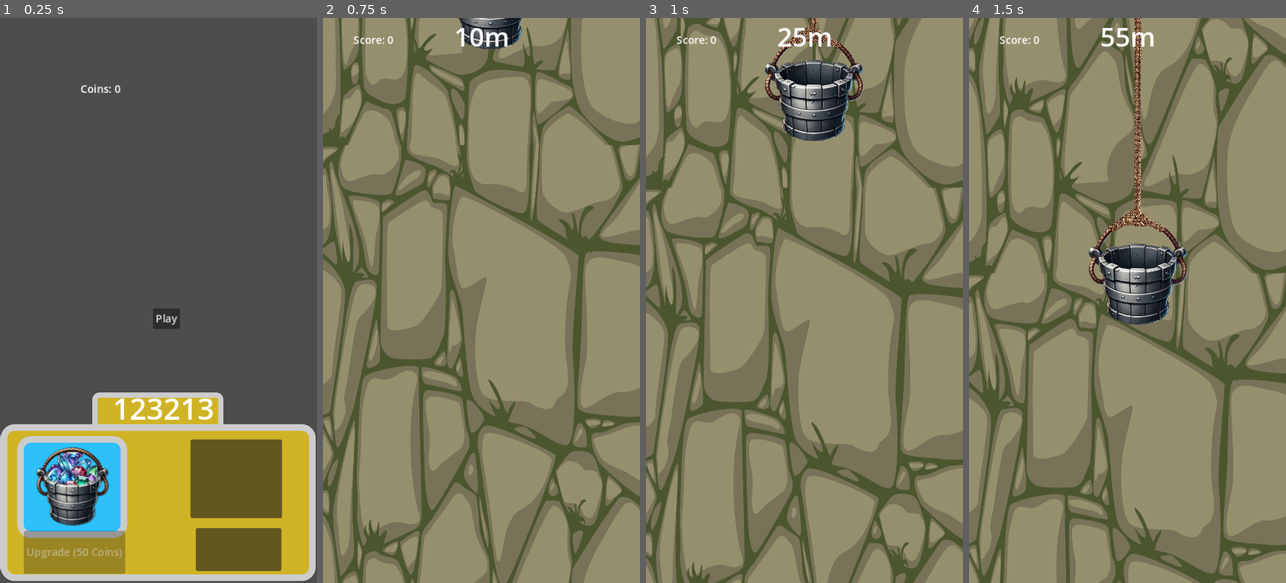
Above: before the commit, frames 1-4 (left to right).
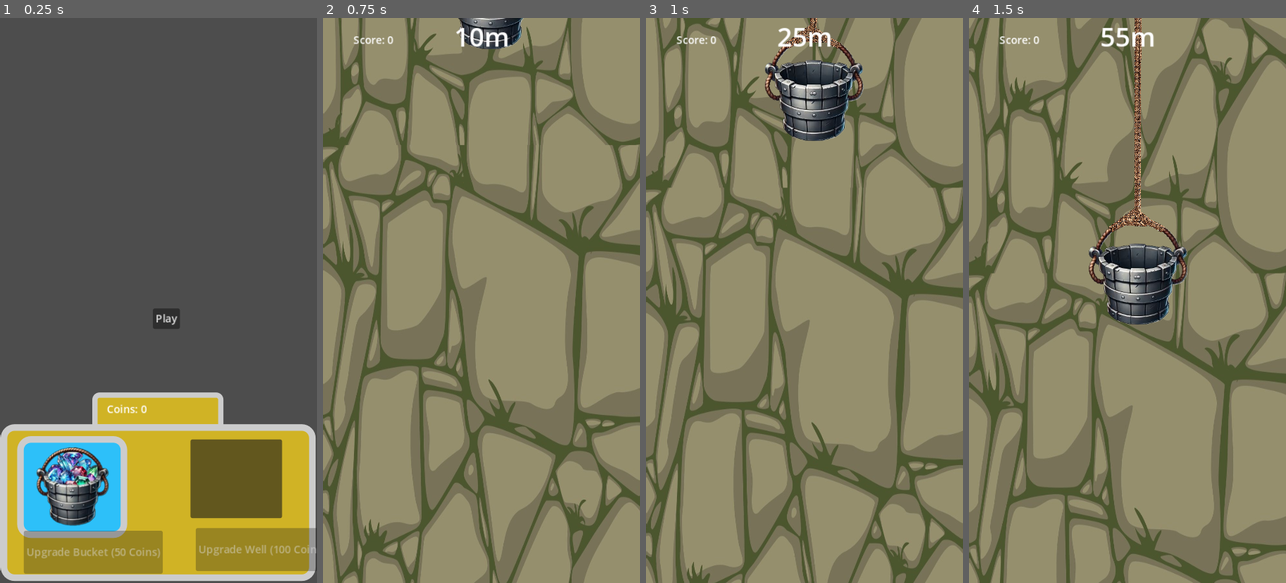
Above: after the commit, the same moments.

Repository: RehmahMuneeb/WWC
Game: Godot game, scene res://scenes/main.tscn
The game is run twice, just before and just after one commit, with the same random seed, the same clock (stepped at 60 frames per second) and the same inputs.
Inputs (mouse positions are in pixels of both pictures, inside the frame that each line leads up to):
- Up to frame 1 (0.25 s): no input
- Up to frame 2 (0.75 s): click "Play" at 0.5 s
- Up to frame 3 (1 s): no input
- Up to frame 4 (1.5 s): move the mouse to (1197, 272) at 1.27 s; click (1197, 272) at 1.42 s

The runs differ from the first frame. In frame 1, 4.6% of the frame differs, in the area x 23-100%, y 11-99%; in frame 2, nothing differs; in frame 3, nothing differs; in frame 4, nothing differs.

Commit message:
bucket capacitty

Diff:
--- a/Global.gd
+++ b/Global.gd
@@ -1,4 +1,38 @@
 extends Node
 
-# Global score variable
 var score: int = 0
+var bucket_capacity: int = 5
+var well_depth: int = 10
+
+const SAVE_PATH = "user://save_data.json"
+
+func _ready():
+	load_game()  # Load saved progress when game starts
+
+func save_game():
+	var save_data = {
+		"score": score,
+		"bucket_capacity": bucket_capacity,
+		"well_depth": well_depth
+	}
+	var file = FileAccess.open(SAVE_PATH, FileAccess.WRITE)
+	file.store_string(JSON.stringify(save_data))
+	file.close()
+
+func load_game():
+	if FileAccess.file_exists(SAVE_PATH):
+		var file = FileAccess.open(SAVE_PATH, FileAccess.READ)
+		var content = file.get_as_text()
+		file.close()
+
+		var save_data = JSON.parse_string(content)
+		if save_data:
+			score = save_data.get("score", 0)
+			bucket_capacity = save_data.get("bucket_capacity", 5)
+			well_depth = save_data.get("well_depth", 10)
+
+func reset_game():
+	score = 0
+	bucket_capacity = 5
+	well_depth = 10
+	save_game()  # Save reset data
--- a/scenes/main.tscn
+++ b/scenes/main.tscn
@@ -11,9 +11,6 @@
 border_width_bottom = 8
 corner_radius_top_left = 10
 corner_radius_top_right = 10
-
-[sub_resource type="LabelSettings" id="LabelSettings_gcdha"]
-font_size = 45
 
 [sub_resource type="StyleBoxFlat" id="StyleBoxFlat_lw57c"]
 bg_color = Color(0.815686, 0.701961, 0.145098, 1)
@@ -68,14 +65,6 @@
 offset_bottom = 470.0
 text = "Play"
 
-[node name="Coinslabel" type="Label" parent="."]
-layout_mode = 0
-offset_left = 121.0
-offset_top = 96.0
-offset_right = 330.0
-offset_bottom = 219.0
-text = "Coins"
-
 [node name="Coins" type="Panel" parent="."]
 layout_mode = 0
 offset_left = 139.0
@@ -84,15 +73,13 @@
 offset_bottom = 622.0
 theme_override_styles/panel = SubResource("StyleBoxFlat_3rs0h")
 
-[node name="Label" type="Label" parent="Coins"]
+[node name="Coinslabel" type="Label" parent="Coins"]
 layout_mode = 0
-offset_left = 16.0
-offset_top = -7.0
-offset_right = 186.0
-offset_bottom = 56.0
-text = "123213"
-label_settings = SubResource("LabelSettings_gcdha")
-horizontal_alignment = 2
+offset_left = 22.0
+offset_top = 14.0
+offset_right = 177.0
+offset_bottom = 46.0
+text = "Coins"
 
 [node name="infopanel" type="Panel" parent="."]
 layout_mode = 2
--- a/scripts/bucket.gd
+++ b/scripts/bucket.gd
@@ -5,7 +5,9 @@
 var drag_start_position = Vector2.ZERO
 var drag_previous_position = Vector2.ZERO
 const DRAG_THRESHOLD = 6.0
-const MAX_ROTATION = 30.0  # Maximum rotation angle
+const MAX_ROTATION = 30.0
+
+var collected_jewels = 0  # Count collected jewels
 
 @onready var jewel_container = $JewelContainer
 
@@ -19,7 +21,7 @@
 func _physics_process(delta: float) -> void:
 	if not is_dragging:
 		velocity.x = move_toward(velocity.x, 0, SPEED * delta)
-		$BucketImage.rotation_degrees = lerp($BucketImage.rotation_degrees, 0.0, 0.1)  # Smoothly reset rotation
+		$BucketImage.rotation_degrees = lerp($BucketImage.rotation_degrees, 0.0, 0.1)
 
 	move_and_slide()
 
@@ -50,36 +52,42 @@
 
 func _on_body_entered(body: Node2D) -> void:
 	if body.is_in_group("jewel"):
-		# Get the jewel's texture
-		var jewel_texture = body.get_node("Sprite2D").texture
+		if collected_jewels < Global.bucket_capacity:  # Check if bucket has space
+			var jewel_texture = body.get_node("Sprite2D").texture
 
-		# Remove the existing jewel in the container (if any)
-		if jewel_container.get_child_count() > 0:
-			var existing_jewel = jewel_container.get_child(0)
-			jewel_container.remove_child(existing_jewel)
-			existing_jewel.queue_free()
+			if jewel_container.get_child_count() > 0:
+				var existing_jewel = jewel_container.get_child(0)
+				jewel_container.remove_child(existing_jewel)
+				existing_jewel.queue_free()
 
-		# Create a new Sprite2D node with the jewel's texture
-		var new_jewel_sprite = Sprite2D.new()
-		new_jewel_sprite.texture = jewel_texture
+			var new_jewel_sprite = Sprite2D.new()
+			new_jewel_sprite.texture = jewel_texture
+			new_jewel_sprite.material = jewel_shader_material
+			jewel_container.add_child(new_jewel_sprite)
 
-		# Apply the shader material to the jewel sprite
-		new_jewel_sprite.material = jewel_shader_material
+			var offset = 25
+			new_jewel_sprite.position = Vector2(0, -jewel_texture.get_height() * 0.3 + offset)
+			body.queue_free()
 
-		# Add the new Sprite2D to the JewelContainer
-		jewel_container.add_child(new_jewel_sprite)
+			collected_jewels += 1
+			Global.score += 50
+			Global.save_game()  # Save progress
+			print("Jewel collected! Score saved.")
 
-		# Position the jewel a little lower (adjust the offset as needed)
-		var offset = 25  # Adjust this value to move the jewels lower
-		new_jewel_sprite.position = Vector2(0, -jewel_texture.get_height() * 0.3 + offset)
-
-		# Remove the original jewel node from the scene
-		body.queue_free()
-
-		print("Jewel collected!")
-		Global.score += 50
-		print("Score: ", Global.score)
+			# **NEW: Check if bucket is full**
+			if collected_jewels >= Global.bucket_capacity:
+				print("Bucket full! Returning to home screen...")
+				return_to_home()
+		else:
+			print("Bucket is full! Can't collect more jewels.")
 
 	elif body.is_in_group("stone"):
 		print("Stone collided with bucket! Game over!")
 		get_tree().quit()
+
+func return_to_home():
+	await get_tree().create_timer(1.0).timeout  # **Wait 1 second before switching**
+	get_tree().change_scene_to_file("res://scenes/main.tscn")  # **Go to home screen**
+
+func reset_bucket():
+	collected_jewels = 0  # Reset jewels when restarting level
--- a/scripts/main.gd
+++ b/scripts/main.gd
@@ -1,28 +1,44 @@
 extends Control
 
-@onready var coin_label = $Coinslabel
-@onready var capacity_button =$"infopanel/Bucket Capacity/Button"
+@onready var coin_label = $Coins/Coinslabel
+@onready var capacity_button = $"infopanel/Bucket Capacity/Button"
+@onready var depth_button = $infopanel/Button
 
-var bucket_capacity = 5  # Initial bucket capacity
-var capacity_upgrade_cost = 50  # Initial cost
+var capacity_upgrade_cost = 50
+var depth_upgrade_cost = 100
 
 func _ready() -> void:
 	update_ui()
 	capacity_button.pressed.connect(upgrade_capacity)
+	depth_button.pressed.connect(upgrade_depth)
 
 func _process(_delta):
-	update_ui()  # Refresh UI every frame to show updated coins
+	update_ui()
 
 func update_ui():
-	coin_label.text = "Coins: " + str(Global.score)  # Use global coins
-	capacity_button.text = "Upgrade (" + str(capacity_upgrade_cost) + " Coins)"
-	capacity_button.disabled = Global.score < capacity_upgrade_cost  # Disable if not enough coins
+	coin_label.text = "Coins: " + str(Global.score)
+	capacity_button.text = "Upgrade Bucket (" + str(capacity_upgrade_cost) + " Coins)"
+	depth_button.text = "Upgrade Well (" + str(depth_upgrade_cost) + " Coins)"
+
+	capacity_button.disabled = Global.score < capacity_upgrade_cost
+	depth_button.disabled = Global.score < depth_upgrade_cost
 
 func upgrade_capacity():
 	if Global.score >= capacity_upgrade_cost:
-		Global.score -= capacity_upgrade_cost  # Deduct coins
-		bucket_capacity += 1  # Increase bucket space
-		capacity_upgrade_cost += 50  # Cost increases per upgrade
+		Global.score -= capacity_upgrade_cost
+		Global.bucket_capacity += 1
+		capacity_upgrade_cost += 50
+		Global.save_game()  # Save after upgrading
+		update_ui()
+	else:
+		print("Not enough coins!")
+
+func upgrade_depth():
+	if Global.score >= depth_upgrade_cost:
+		Global.score -= depth_upgrade_cost
+		Global.well_depth += 5
+		depth_upgrade_cost += 100
+		Global.save_game()  # Save after upgrading
 		update_ui()
 	else:
 		print("Not enough coins!")
Not shown: 1 places in scenes/main.tscn that only renumber resources
